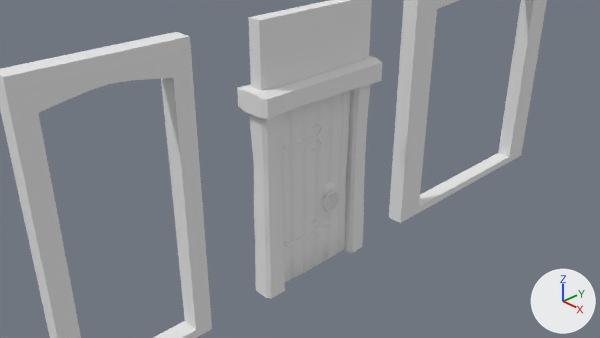
What one commit did to the Blender file Resources/Blender/Scenery/ModularDungeon/Dn_Doors.blend.
Before and after are seen from the file's camera 'Camera'. The lights are fixed; the arrows at lower right show +X, +Y and +Z.

The scene before the commit, as lines of its bpy script (objects in view):
```python
mat_material_door = diffuse_material('Material.Door')
mat_material_door.base_color = (0.8, 0.8, 0.8)  # white #e7e7e7
me_dn_door_1 = bpy.data.meshes.new('Dn_Door_1')
me_dn_door_1.from_pydata(...)  # 1632 vertices, 1462 faces; spans x -0.15..0.15, y -0.7..0.7, z 0.0..2.8
me_dn_door_1.materials.append(mat_material_door)  # its picture is missing
me_dn_door_1_frame = bpy.data.meshes.new('Dn_Door_1_Frame')
me_dn_door_1_frame.from_pydata(...)  # 160 vertices, 142 faces; spans x -0.29..0.29, y -1.09..1.11, z 0.0..3.14
me_dn_door_1_frame.materials.append(mat_material_door)  # its picture is missing
me_dn_door_md = bpy.data.meshes.new('Dn_Door_md')
me_dn_door_md.from_pydata(...)  # 112 vertices, 112 faces; spans x -0.13..0.13, y -1.0..1.0, z 0.0..4.0
me_dn_door_md.materials.append(mat_material_wall)  # its picture is missing
ob_dn_door_1 = bpy.data.objects.new('Dn_Door_1', me_dn_door_1)
ob_dn_door_1.location = (0.0, 0.0, 0.0)
ob_dn_door_1_frame = bpy.data.objects.new('Dn_Door_1_Frame', me_dn_door_1_frame)
ob_dn_door_1_frame.location = (0.0, 0.0, 0.0)
ob_dn_door_3 = bpy.data.objects.new('Dn_Door_3', me_dn_door_md)
ob_dn_door_3.location = (0.0, 4.0, 0.0)
ob_dn_door_3.scale = (1.0, 2.0, 1.0)
# also in view: 'Dn_Door_2' at (0.0, -3.0, 2.0); 'Dn_Door_1_Wall' at (0.0, 0.0, 3.53)
```
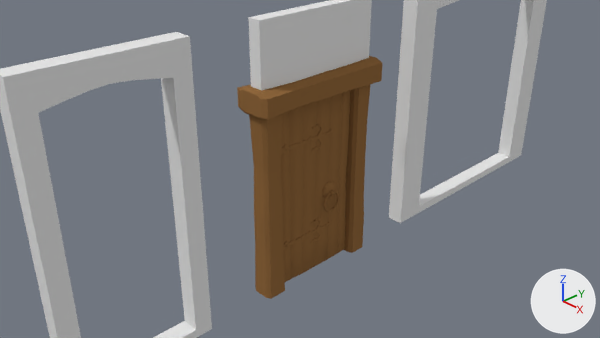
Diff of the bpy script that builds the scene:
```diff
--- a/Resources/Blender/Scenery/ModularDungeon/Dn_Doors.blend.py
+++ b/Resources/Blender/Scenery/ModularDungeon/Dn_Doors.blend.py
@@ mat_material_door @@
 mat_material_door = diffuse_material('Material.Door')
-mat_material_door.base_color = (0.8, 0.8, 0.8)  # white #e7e7e7
+mat_material_door.base_color = (0.288, 0.142, 0.0486)  # brown #92693e
```

Where the change shows, as pixel boxes [x1, y1, x2, y2] in the pictures (600 x 338 px):
'Dn_Door_1_Frame', recoloured (white to brown): [237, 56, 382, 299] in both
'Dn_Door_1', recoloured (white to brown): [281, 90, 351, 282] in both
